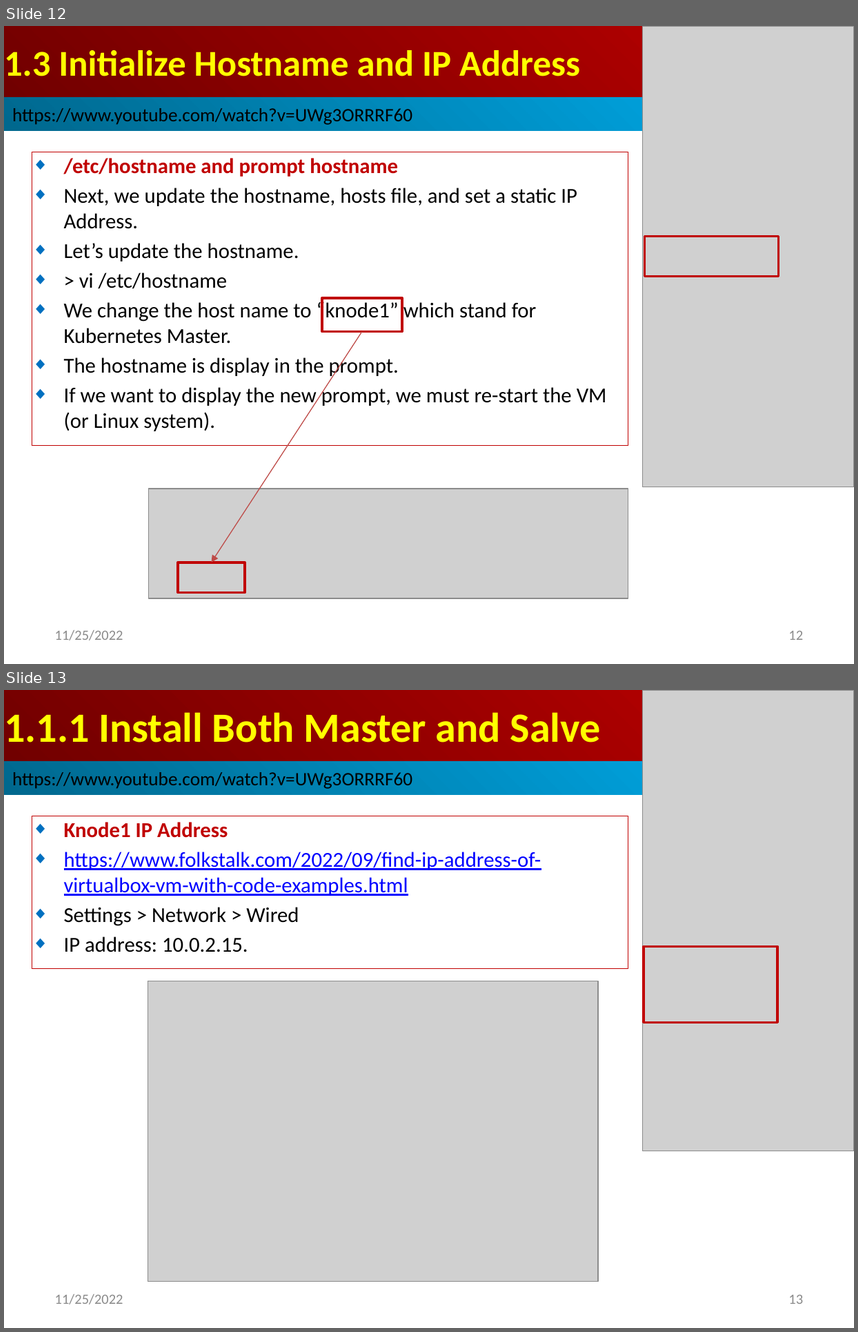
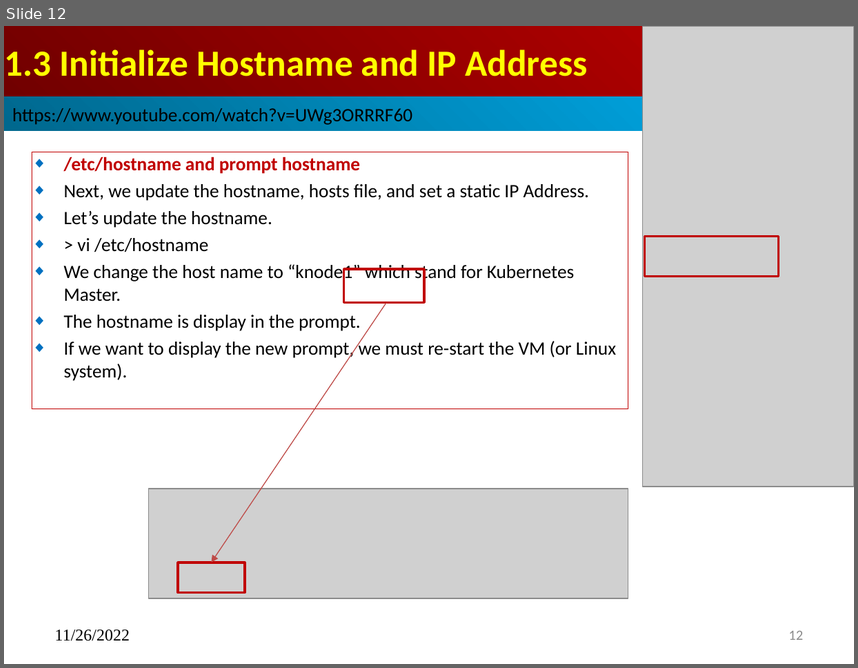
Before and after one commit to peterhchen/900_Kubernetes, a slide deck: 001_01_Install_MS_P02_Slave.pptx. Shown one above the other, each under a label of ours: slides 12 and 13 before the commit, slide 12 after it. The pictures are 858x1332 and 858x668 pixels, drawn with LibreOffice and Linux fonts; fonts in the diff are those of the drawing; grey boxes stand for pictures. Boxes give left, top, right and bottom in pixels: in the first picture for what was removed or moved away, otherwise in the second. Text is boxed around its words. In the diff, an @@ line names an element or a change of style, - is before the commit and + after.

```diff
--- a/001_01_Install_MS_P02_Slave.pptx
+++ b/001_01_Install_MS_P02_Slave.pptx
@@ slide 13 removed at <box>4,690,854,1328</box>, background #FFFFFF @@
@@ title removed at <box>4,690,854,761</box> @@
-1.1.1 Install Both Master and Salve
@@ picture removed at <box>642,690,854,1151</box> @@
@@ rectangle removed at <box>4,761,854,795</box> @@
-https://www.youtube.com/watch?v=UWg3ORRRF60
@@ subtitle removed at <box>32,816,629,969</box> @@
-◆ Knode1 IP Address
-◆ https://www.folkstalk.com/2022/09/find-ip-address-of-virtualbox-vm-with-code-examples.html
-◆ Settings > Network > Wired
-◆ IP address: 10.0.2.15.
@@ rectangle removed at <box>643,946,777,1021</box> @@
@@ picture removed at <box>148,980,598,1281</box> @@
@@ text removed at <box>55,1294,123,1304</box> @@
-11/25/2022
@@ page number removed at <box>789,1294,803,1303</box> @@
-13
@@ slide 12 changed as well @@
@@ title "1.3 Initialize Hostname and IP ..." at <box>4,26,854,97</box>: size 30.8 to 31.2 pt @@
@@ subtitle "/etc/hostname and prompt hostname": place and size @@
-subtitle "/etc/hostname and prompt hostname" at <box>32,152,629,445</box>
+subtitle "/etc/hostname and prompt hostname" at <box>32,152,629,408</box>
@@ subtitle "/etc/hostname and prompt hostname" at <box>32,152,629,408</box>: size 18 to 16 pt @@
@@ rectangle: place and size @@
-rectangle at <box>322,298,402,331</box>
+rectangle at <box>344,269,424,302</box>
@@ freeform shape: place and size @@
-freeform shape at <box>212,331,362,561</box>
+freeform shape at <box>212,302,386,562</box>
@@ text at <box>55,629,130,641</box>: text changed; size 12 to 14 pt; font Calibri to Times New Roman; text colour #8B8B8B to #000000 @@
-11/25/2022
+11/26/2022
```
Also in this commit, not shown: 27 other slides changed, 2 other slides removed, 1 other file.
